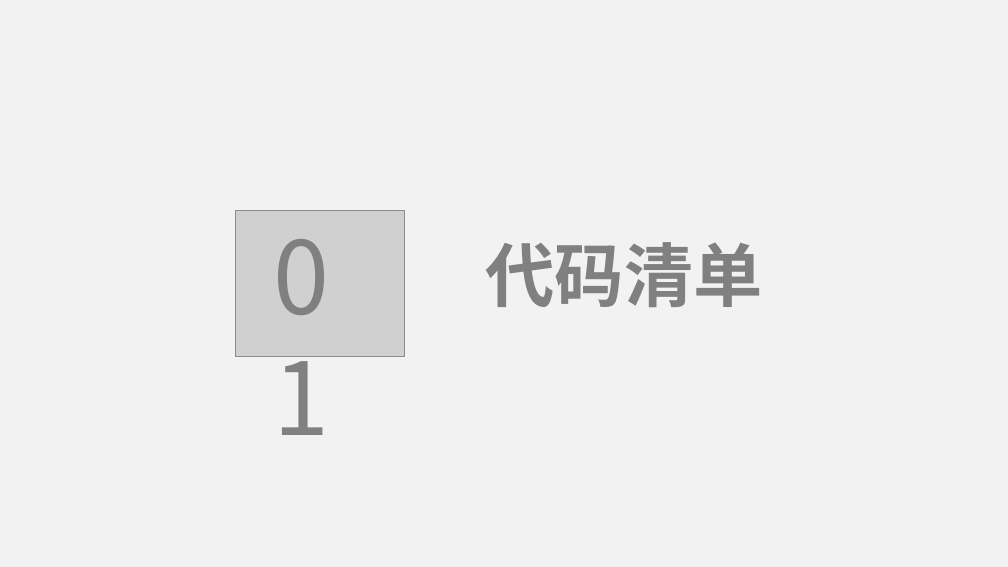
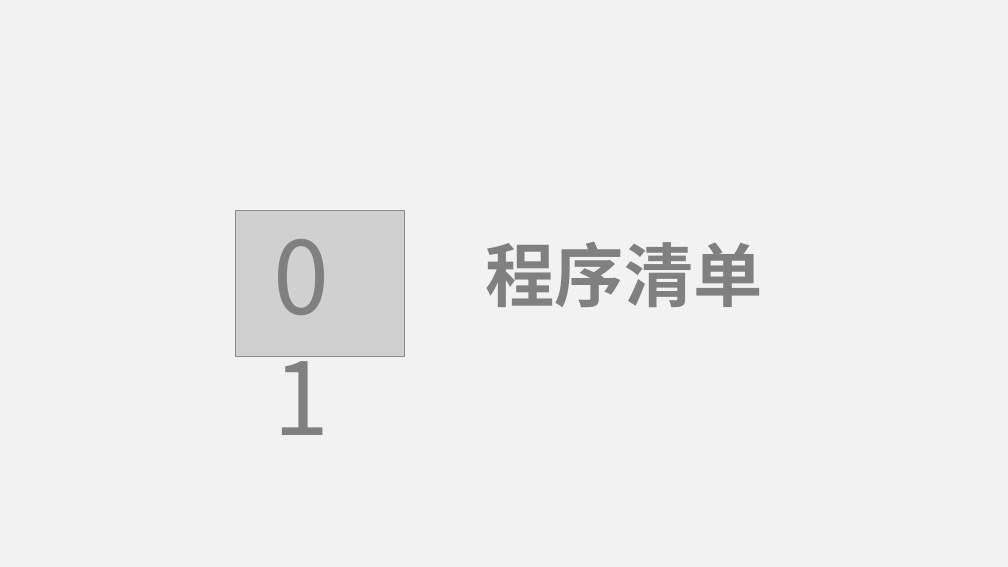
Before and after one commit to lenovo-wu/G11ZUCC, a slide deck: slide 3 of 代码实现.pptx. Drawn at 1008x567 pixels with LibreOffice and Linux fonts; fonts in the diff are those of the drawing; grey boxes stand for pictures. Boxes give left, top, right and bottom in pixels: in the first picture for what was removed or moved away, otherwise in the second. Text is boxed around its words. In the diff, an @@ line names an element or a change of style, - is before the commit and + after.

```diff
--- a/代码实现.pptx
+++ b/代码实现.pptx
@@ text at bbox=[485, 242, 762, 307]: text changed @@
-代码清单
+程序清单
```
Also in this commit, not shown: 1 other slide changed, 13 slides added, 16 slides removed.
